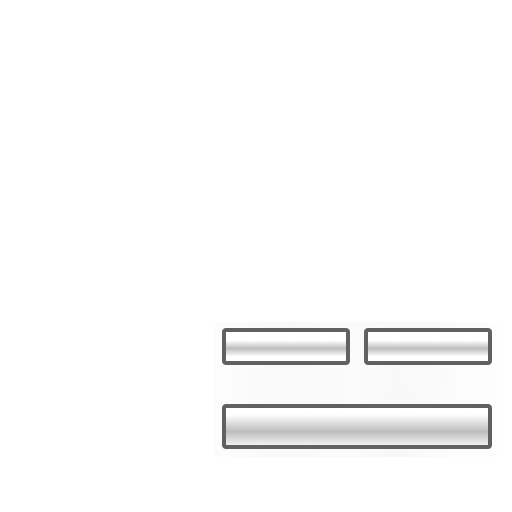
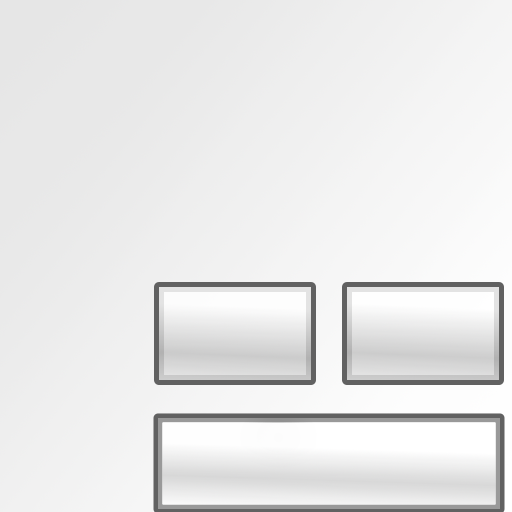
Before/after of a (512, 512) layered artwork. What changed in the layer stack:
painted on "Clipboard #1" over [153, 404, 505, 512]
painted on "Clipboard" over [342, 282, 504, 385]
removed layer "Background" over [222, 328, 350, 365]
removed layer "alpha" over [215, 322, 497, 457]
added layer "small_rect" above "mist_below" over [154, 282, 316, 385]
added layer "mist_below" over [0, 0, 512, 512]
